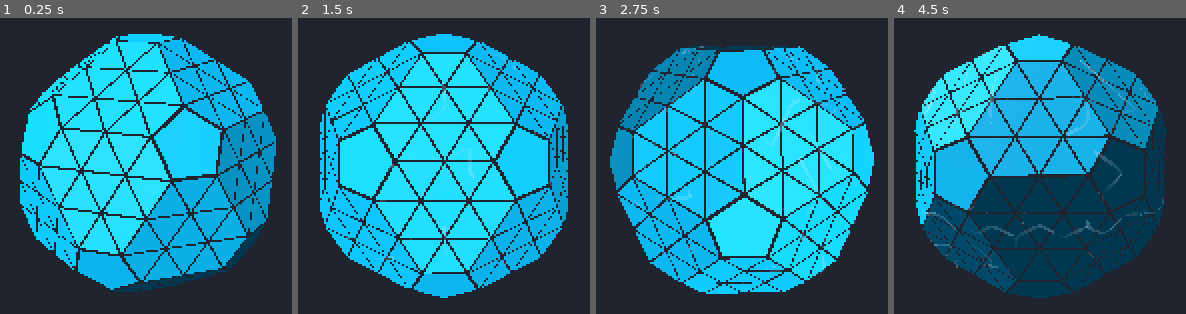
Above: before the commit, frames 1-4 (left to right).
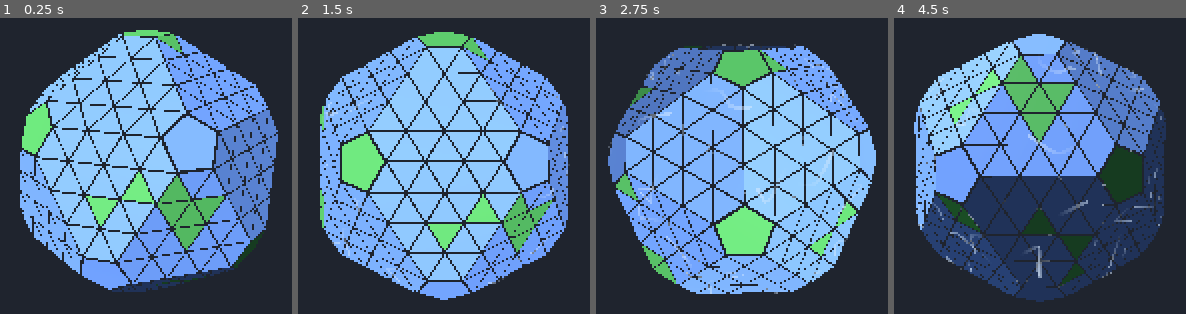
Above: after the commit, the same moments.

Repository: GreenerC96/IcoTrap
Game: Godot game, scene res://scenes/main.tscn
The game is run twice, just before and just after one commit, with the same random seed, the same clock (stepped at 60 frames per second) and the same inputs.
Inputs (mouse positions are in pixels of both pictures, inside the frame that each line leads up to):
- Up to frame 1 (0.25 s): no input
- Up to frame 2 (1.5 s): tap Enter at 0.5 s; move the mouse to (outside the picture) at 0.52 s; click (outside the picture) at 0.67 s; tap Space at 1.25 s; drag from (outside the picture) to (outside the picture) at 1.27 s
- Up to frame 3 (2.75 s): tap Enter at 2 s; move the mouse to (outside the picture) at 2.02 s; click (outside the picture) at 2.17 s
- Up to frame 4 (4.5 s): tap Space at 2.75 s; drag from (outside the picture) to (outside the picture) at 2.77 s; move the mouse to (outside the picture) at 3.52 s; click (outside the picture) at 3.67 s; drag from (outside the picture) to (outside the picture) at 4.27 s

The runs differ from the first frame. In frame 1, 59% of the frame differs, in the area x 6-96%, y 4-93%; in frame 2, 60%, in the area x 7-94%, y 4-96%; in frame 3, 60%; in frame 4, 60%.

Commit message:
added land and sea tile types

Diff:
--- a/objects/icosahedron.gd
+++ b/objects/icosahedron.gd
@@ -20,10 +20,10 @@
 		gap = clampf(value, 0.0, 0.4)
 		_rebuild()
 
-@export var albedo_color: Color = Color(0.45, 0.62, 0.92):
+@export_range(0, 12, 1) var land_pentagon_count: int = 4:
 	set(value):
-		albedo_color = value
-		_update_tile_base_colors()
+		land_pentagon_count = clampi(value, 0, 12)
+		_rebuild()
 
 @export var direction_seed: int = 1:
 	set(value):
@@ -190,6 +190,36 @@
 			tile.opposites[corner_index] = candidates[0]
 
 
+func _assign_land_pentagons(tiles: Array[Tile], count: int, seed: int) -> void:
+	if count <= 0:
+		return
+
+	var pentagons: Array[Tile] = []
+	for tile in tiles:
+		if tile.is_pentagon():
+			pentagons.append(tile)
+
+	pentagons.sort_custom(func(a: Tile, b: Tile) -> bool:
+		return a.get_sort_index() < b.get_sort_index()
+	)
+
+	var pick_count := mini(count, pentagons.size())
+	if pick_count <= 0:
+		return
+
+	var rng := RandomNumberGenerator.new()
+	rng.seed = seed
+
+	for i in pick_count:
+		var j := rng.randi_range(i, pentagons.size() - 1)
+		var tmp: Tile = pentagons[i]
+		pentagons[i] = pentagons[j]
+		pentagons[j] = tmp
+
+	for i in pick_count:
+		pentagons[i].set_terrain(Tile.Terrain.LAND)
+
+
 func _collect_corner_tiles(icosahedron_vertices: PackedVector3Array) -> Dictionary:
 	var vertex_map := _build_vertex_map()
 	var corner_tiles: Dictionary = {}
@@ -219,6 +249,8 @@
 	tiles.sort_custom(func(a: Tile, b: Tile) -> bool:
 		return a.get_sort_index() < b.get_sort_index()
 	)
+
+	_assign_land_pentagons(tiles, land_pentagon_count, direction_seed)
 
 	var corner_tiles := _collect_corner_tiles(_build_vertices(radius))
 	var wind := WindDirection.generate(tiles, corner_tiles, direction_seed)
@@ -243,6 +275,10 @@
 				tile.setup_directions(typed_targets, typed_sources)
 		else:
 			tile.clear_direction()
+
+	for tile in tiles:
+		if tile.direction_targets.is_empty():
+			tile.set_terrain(Tile.Terrain.LAND)
 
 	var wind_strand := get_node_or_null("WindStrand") as WindStrand
 	if wind_strand != null:
@@ -423,14 +459,6 @@
 		child.free()
 
 
-func _update_tile_base_colors() -> void:
-	if _facets_root == null:
-		return
-	for child in _facets_root.get_children():
-		if child is Tile:
-			(child as Tile).set_base_color(albedo_color)
-
-
 func _clear_facets() -> void:
 	if _facets_root == null:
 		return
@@ -443,7 +471,7 @@
 	var tile: Tile = TILE_SCENE.instantiate()
 	tile.name = "Tile%d" % _next_tile_id
 	_next_tile_id += 1
-	tile.configure(inset_corners, pre_inset_corners, albedo_color)
+	tile.configure(inset_corners, pre_inset_corners)
 	_facets_root.add_child(tile)
 	_set_editor_owner(tile)
 	return tile
--- a/objects/icosahedron.tscn
+++ b/objects/icosahedron.tscn
@@ -8,7 +8,7 @@
 radius = 1.0
 frequency = 2
 gap = 0.08
-albedo_color = Color(0, 0.6862037, 0.8552197, 1)
+land_pentagon_count = 4
 
 [node name="WindStrand" type="Node3D" parent="."]
 script = ExtResource("2_wind_strand")
--- a/objects/tile.gd
+++ b/objects/tile.gd
@@ -4,29 +4,31 @@
 const TRIANGLE_SCENE := preload("res://objects/triangle.tscn")
 
 const COLOR_HOVER := Color.WHITE
+const COLOR_SEA := Color(0.45, 0.62, 0.92)
+const COLOR_LAND := Color(0.35, 0.72, 0.38)
 
 const COLLISION_THICKNESS := 0.04
+
+enum Terrain { SEA, LAND }
 
 var neighbours: Array[Tile] = []
 var opposites: Array = []
 var direction_targets: Array[Tile] = []
 var wind_source_tiles: Array[Tile] = []
+var terrain: Terrain = Terrain.SEA
 
 var _mesh_instance: MeshInstance3D
 var _material: StandardMaterial3D
-var _base_color: Color = Color(0.45, 0.62, 0.92)
+var _base_color: Color = COLOR_SEA
 var _hovered: bool = false
 
 var _inset_corners: Array[Vector3] = []
 var _pre_inset_corners: Array[Vector3] = []
 
 
-func configure(
-	inset_corners: Array,
-	pre_inset_corners: Array,
-	base_color: Color
-) -> void:
-	_base_color = base_color
+func configure(inset_corners: Array, pre_inset_corners: Array) -> void:
+	terrain = Terrain.SEA
+	_base_color = COLOR_SEA
 	_inset_corners = _array_to_vector3(inset_corners)
 	_pre_inset_corners = _array_to_vector3(pre_inset_corners)
 
@@ -35,7 +37,7 @@
 	_mesh_instance.mesh = _build_surface_mesh(_inset_corners)
 
 	_material = StandardMaterial3D.new()
-	_material.albedo_color = base_color
+	_material.albedo_color = _base_color
 	_material.metallic = 0.1
 	_material.roughness = 0.65
 	_mesh_instance.material_override = _material
@@ -54,6 +56,16 @@
 
 func is_pentagon() -> bool:
 	return _pre_inset_corners.size() == 5
+
+
+func is_land() -> bool:
+	return terrain == Terrain.LAND
+
+
+func set_terrain(value: Terrain) -> void:
+	terrain = value
+	_base_color = COLOR_LAND if terrain == Terrain.LAND else COLOR_SEA
+	refresh_visual()
 
 
 func get_corner_count() -> int:
@@ -91,11 +103,6 @@
 func clear_direction() -> void:
 	direction_targets.clear()
 	wind_source_tiles.clear()
-
-
-func set_base_color(color: Color) -> void:
-	_base_color = color
-	refresh_visual()
 
 
 func refresh_visual() -> void:
--- a/scenes/main.tscn
+++ b/scenes/main.tscn
@@ -20,7 +20,14 @@
 shadow_enabled = true
 
 [node name="World" parent="." unique_id=1754660743 groups=["orbit_focus"] instance=ExtResource("1_icosahedron")]
-frequency = 4
+frequency = 5
+
+[node name="WindStrand" parent="World" index="0" unique_id=1496643635]
+strand_speed = null
+tile_strand_cooldown_seconds = null
+wave_speed = 0.2
+ribbon_color = Color(0.85, 0.92, 1, 0.55)
+curve_samples_per_unit = null
 
 [node name="OrbitCamera" parent="." unique_id=516430546 instance=ExtResource("2_orbit_camera")]
 
--- a/scripts/wind_direction.gd
+++ b/scripts/wind_direction.gd
@@ -17,7 +17,7 @@
 	var seed_tiles: Array[Tile] = []
 
 	for tile in tiles:
-		if tile.is_pentagon() or corner_tiles.has(tile):
+		if tile.is_pentagon() and tile.is_land():
 			seed_tiles.append(tile)
 
 	seed_tiles.sort_custom(func(a: Tile, b: Tile) -> bool:
Not shown, changed: rules.md
Not shown, changed: world-generation.md
